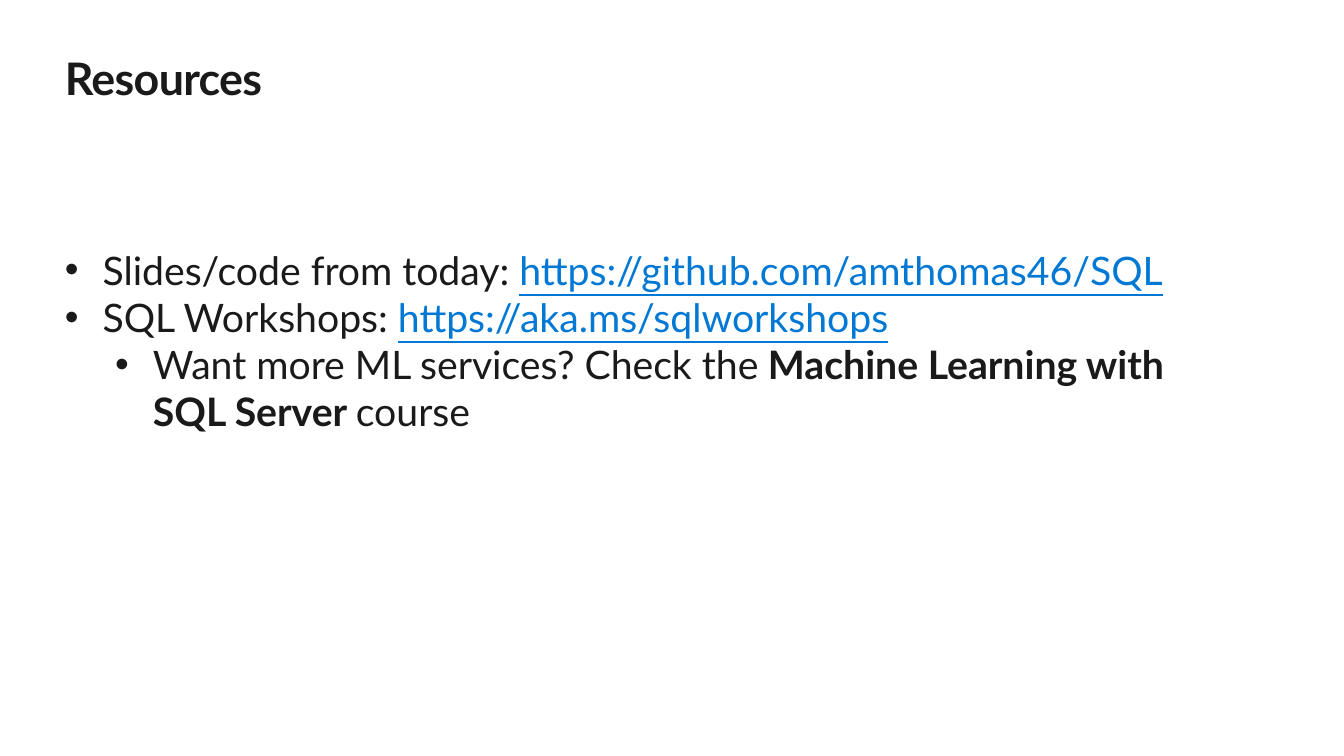
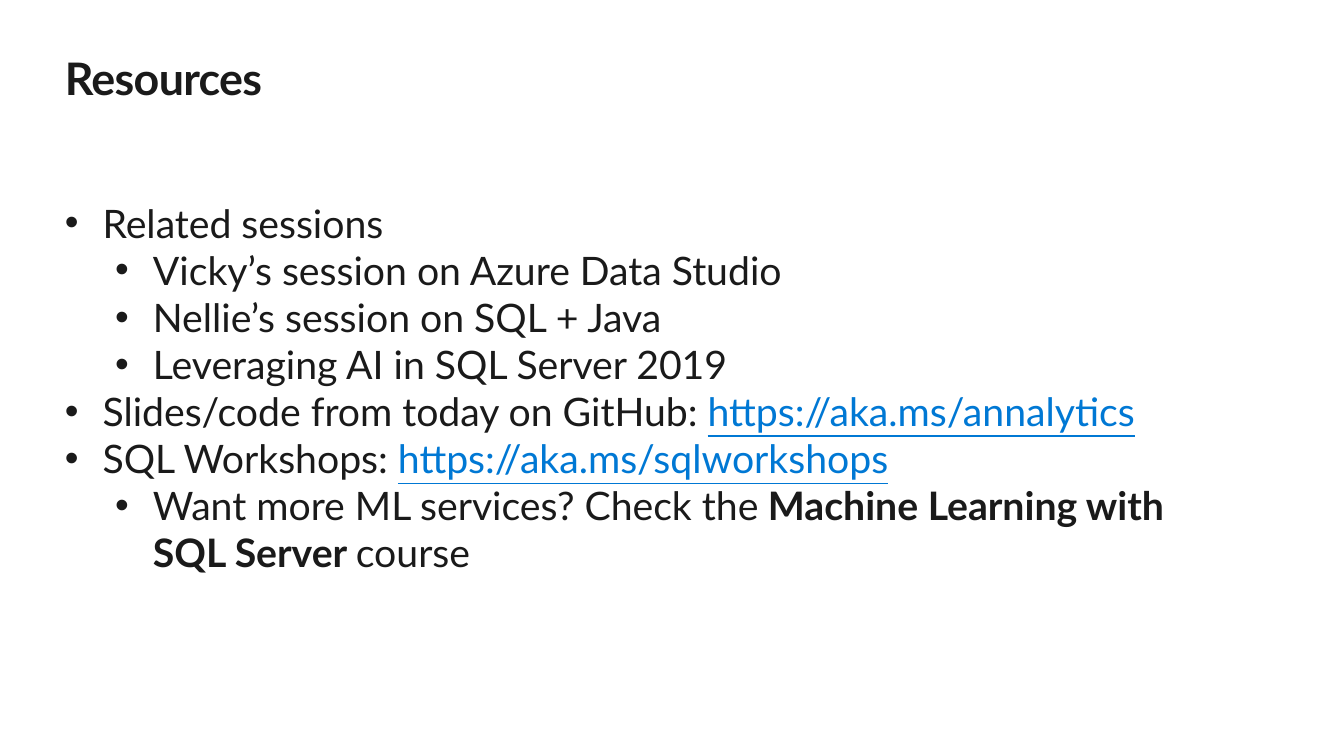
Before and after one commit to amthomas46/SQL, a slide deck: slide 38 of sql-ml/slides/SQL Server ML End-to-End.pptx. Drawn at 1344x756 pixels with LibreOffice and Linux fonts; fonts in the diff are those of the drawing; background and template pictures are left out. Boxes give left, top, right and bottom in pixels: in the first picture for what was removed or moved away, otherwise in the second. Text is boxed around its words. In the diff, an @@ line names an element or a change of style, - is before the commit and + after.

Commit message:
slides update

```diff
--- a/sql-ml/slides/SQL Server ML End-to-End.pptx
+++ b/sql-ml/slides/SQL Server ML End-to-End.pptx
@@ text at (x1=103, y1=209, x2=1135, y2=433): text changed; text colour #0078D4 to #1A1A1A @@
-• Slides/code from today: https://github.com/amthomas46/SQL
+• Related sessions
+  • Vicky’s session on Azure Data Studio
+  • Nellie’s session on SQL + Java
+  • Leveraging AI in SQL Server 2019
+• Slides/code from today on GitHub: https://aka.ms/annalytics
```
Also in this commit, not shown: 3 other slides changed.
